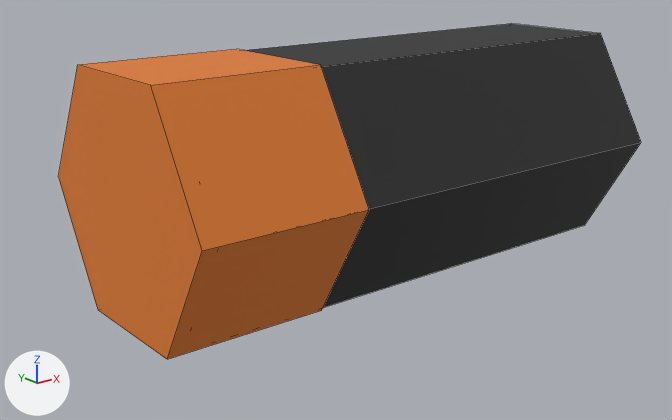
Renders of the Blender file art/blend/battery.blend from each side of a commit.
One viewpoint serves both versions: a 50 mm lens placed at (-0.228, -0.259, 0.087), pointed at (-0.018, 0.003, -0.018). The lights are fixed; the arrows at lower left show +X, +Y and +Z. The picture after the commit comes second. Mesh edges are drawn as thin lines.

Before the edit, the objects in view are built like this:
```python
me_battery = bpy.data.meshes.new('battery')
me_battery.from_pydata(...)  # a 6-sided cylinder along x spanning x -0.1..0.1, y -0.048..0.048, z -0.042..0.042, material slot 0; a 6-sided cylinder along x spanning x -0.106..-0.046, y -0.049..0.049, z -0.042..0.042, material slot 1
me_battery.materials.append(mat_c_2b2b2b)  # black #2b2b2b
me_battery.materials.append(mat_c_e07b2e)  # orange #e07b2e
ob_battery = bpy.data.objects.new('battery', me_battery)
ob_battery.location = (0.0, 0.0, 0.0)
```
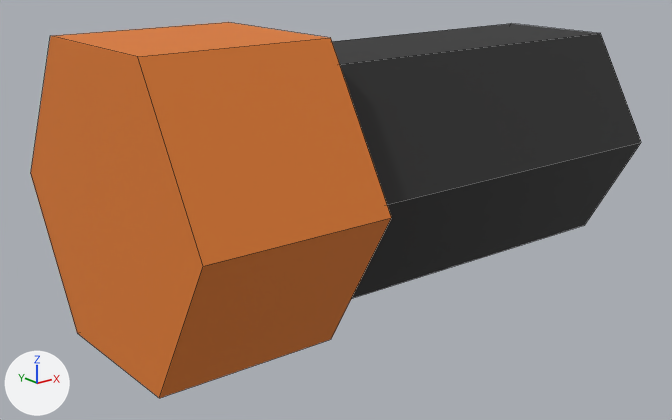
Changed parts and their boxes (x1, y1, x2, y2) in the pictures (672 x 420 px; the box of a moved part takes in the faces that stretch with it):
'battery', reshaped (12% taller)
    before: (59, 24, 641, 359)
    after: (31, 22, 641, 398)
part 1 of me_battery, moved or reshaped
    before: (59, 49, 369, 359)
    after: (31, 22, 391, 398)

The change, as a diff of the scene's bpy script:
```diff
--- a/art/blend/battery.blend.py
+++ b/art/blend/battery.blend.py
@@ me_battery @@
 # used by ob_battery; location = (0.0, 0.0, 0.0)
-me_battery.from_pydata(...)  # 24 vertices, 16 faces; spans x -0.106..0.1, y -0.049..0.049, z -0.042..0.042
+me_battery.from_pydata(...)  # 24 vertices, 16 faces; spans x -0.112..0.1, y -0.059..0.059, z -0.051..0.051
+# me_battery part 1: the loose piece of 12 vertices spanning x -0.106..-0.046, y -0.049..0.049, z -0.042..0.042 is scaled about its middle by (1.1, 1.21, 1.21), then moved by (-0.003, 0.0, 0.0)
 me_battery.materials.append(mat_c_2b2b2b)
```
